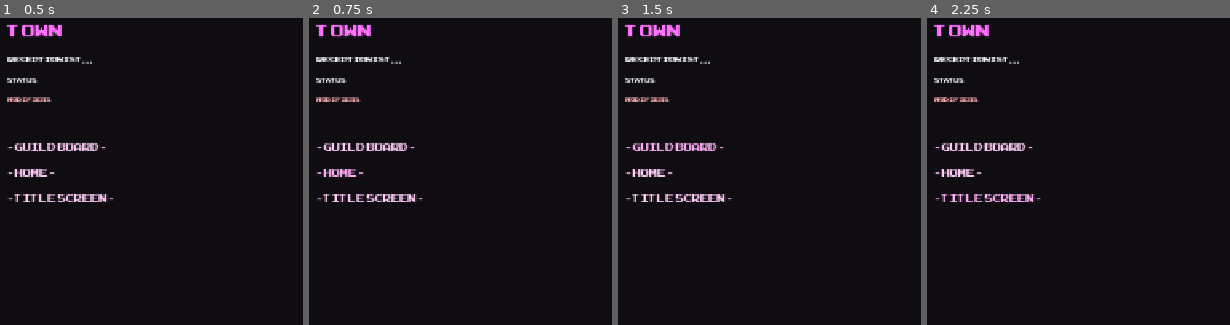
Above: before the commit, frames 1-4 (left to right).
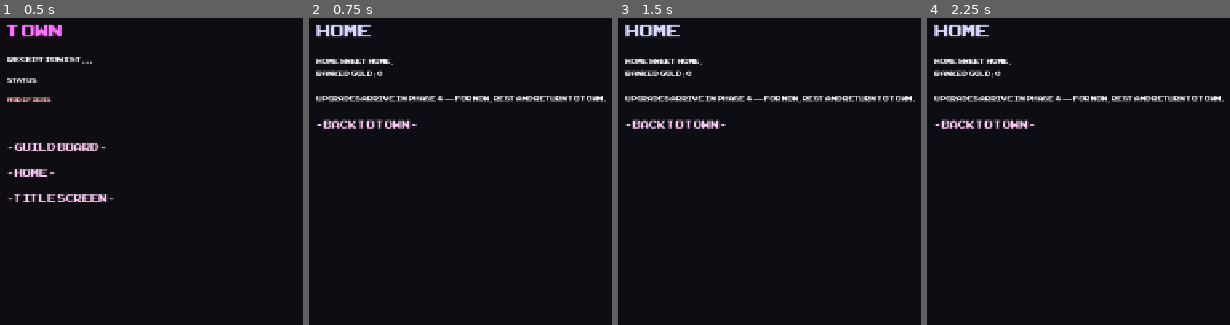
Above: after the commit, the same moments.

Repository: no-release/Temptress
Game: Godot game, scene res://scenes/Town.tscn
Same seed, same stepped clock (60 frames per second), same inputs: the game is played once before the commit and once after it. This scene is started directly instead of the project's main scene.
Inputs (mouse positions are in pixels of both pictures, inside the frame that each line leads up to):
- Up to frame 1 (0.5 s): no input
- Up to frame 2 (0.75 s): click "- HOME -" at 0.5 s
- Up to frame 3 (1.5 s): click (675, 146) at 1.25 s, where only the run before the commit has a clickable "- GUILD BOARD -"
- Up to frame 4 (2.25 s): click (987, 199) at 2 s, where only the run before the commit has a clickable "- TITLE SCREEN -"

Frame 1 is identical in both runs. In frame 2, 5.4% of the frame differs, in the area x 1-99%, y 1-60%; in frame 3, 5.4%; in frame 4, 5.4%.
Error before the commit: Parse Error: Invalid character "…" (U+2026). (res://scripts/Town.gd:42)
Error after the commit: Invalid access to property or key 'pressed' on a base object of type 'null instance'. (res://scripts/Town.gd:38)

Commit message:
Phase 3: expand Town receptionist + pay fine

Diff:
--- a/rhythmtap-ui-updated-11/scripts/Town.gd
+++ b/rhythmtap-ui-updated-11/scripts/Town.gd
@@ -1,8 +1,9 @@
 extends Control
 # =============================================================================
-# Town.gd — Phase 2 hub (expanded in Phase 3/4)
+# Town.gd — Phase 3 town loop
 # =============================================================================
-# Landing spot after quest clear or concede. Receptionist reacts to last outcome.
+# Hub after clear/concede. Receptionist dialogue pools, optional pay-off of fines,
+# routes to Guild / Home / Title.
 # =============================================================================
 
 @onready var title_label: Label = $Margin/VBox/Title
@@ -11,11 +12,30 @@
 @onready var modifiers_label: Label = $Margin/VBox/Modifiers
 @onready var guild_button: Button = $Margin/VBox/GuildButton
 @onready var home_button: Button = $Margin/VBox/HomeButton
+@onready var pay_button: Button = $Margin/VBox/PayButton
 @onready var menu_button: Button = $Margin/VBox/MenuButton
+
+const DISAPPOINTED := [
+	"Receptionist: \"You failed your quest. I expected better — there will be consequences.\"",
+	"Receptionist: \"Back already… and empty-handed. The guild keeps records.\"",
+	"Receptionist: \"You gave in. Wash up. The board is still open — if they'll still take you.\"",
+	"Receptionist: \"…Again. Don't make me explain this to the guildmaster.\"",
+]
+const PLEASED := [
+	"Receptionist: \"You held out and finished. Good. Spoils are banked.\"",
+	"Receptionist: \"A clean clear. The guild notices the ones who don't fold.\"",
+	"Receptionist: \"Welcome back, hunter. Your purse looks healthier.\"",
+	"Receptionist: \"Flawless enough. Rest, then take another contract.\"",
+]
+const NEUTRAL := [
+	"Receptionist: \"Welcome to guild town. The board is open.\"",
+	"Receptionist: \"Contracts, rest, and home — in that order if you're smart.\"",
+]
 
 func _ready() -> void:
 	guild_button.pressed.connect(_on_guild)
 	home_button.pressed.connect(_on_home)
+	pay_button.pressed.connect(_on_pay_fine)
 	menu_button.pressed.connect(_on_menu)
 	_refresh()
 
@@ -24,30 +44,31 @@
 	var outcome := MetaSave.last_outcome
 	match outcome:
 		"concede":
-			receptionist_label.text = _disappointed_line(affinity)
+			receptionist_label.text = DISAPPOINTED[randi() % DISAPPOINTED.size()]
+			if affinity <= -6:
+				receptionist_label.text += "\n(She barely looks at you.)"
 		"clear":
-			receptionist_label.text = _pleased_line(affinity)
+			receptionist_label.text = PLEASED[randi() % PLEASED.size()]
+			if affinity >= 4:
+				receptionist_label.text += "\n(A rare almost-smile.)"
 		_:
-			receptionist_label.text = "Welcome to the guild town. Ready for a quest?"
+			receptionist_label.text = NEUTRAL[randi() % NEUTRAL.size()]
 
 	status_label.text = "LV %d · Banked gold: %d · Affinity: %d" % [
 		MetaSave.player_level, MetaSave.banked_gold, affinity
 	]
 	modifiers_label.text = _format_modifiers()
-	# Home unlocks for real in Phase 4 — still navigable as a stub.
-	home_button.text = "- HOME (upgrades soon) -"
+	var fine_cost := _gold_debt_total()
+	pay_button.visible = fine_cost > 0
+	pay_button.text = "- PAY GUILD FINE (%d gold) -" % fine_cost
+	home_button.text = "- HOME -"
 
-func _disappointed_line(affinity: int) -> String:
-	if affinity <= -6:
-		return "Receptionist: "…You came back empty. Again. The guild notices.""
-	if affinity <= -2:
-		return "Receptionist: "You failed your quest. I expected better — there will be consequences.""
-	return "Receptionist: "You gave in out there. Clean yourself up. The board is still open… for now.""
-
-func _pleased_line(affinity: int) -> String:
-	if affinity >= 4:
-		return "Receptionist: "Flawless work. Your spoils are banked — the guild is proud.""
-	return "Receptionist: "You held out and finished the quest. Good. Treasure is secured.""
+func _gold_debt_total() -> int:
+	var total := 0
+	for m in MetaSave.pending_modifiers:
+		if m.effect == ModifierDef.Effect.GOLD_DEBT:
+			total += int(m.magnitude)
+	return total
 
 func _format_modifiers() -> String:
 	if MetaSave.pending_modifiers.is_empty():
@@ -57,13 +78,32 @@
 		lines.append("• %s — %s" % [m.display_name, m.description])
 	return "\n".join(lines)
 
+func _on_pay_fine() -> void:
+	SoundGen.play_ui_click()
+	var cost := _gold_debt_total()
+	if cost <= 0:
+		return
+	if MetaSave.banked_gold < cost:
+		receptionist_label.text = "Receptionist: \"You don't have enough banked gold to clear the fine.\""
+		return
+	MetaSave.banked_gold -= cost
+	# Drop GOLD_DEBT modifiers only
+	var kept: Array = []
+	for m in MetaSave.pending_modifiers:
+		if m.effect != ModifierDef.Effect.GOLD_DEBT:
+			kept.append(m)
+	MetaSave.pending_modifiers = kept
+	MetaSave.receptionist_affinity = mini(10, MetaSave.receptionist_affinity + 1)
+	MetaSave.save_to_disk()
+	receptionist_label.text = "Receptionist: \"Debt settled. Don't make me write another notice.\""
+	_refresh()
+
 func _on_guild() -> void:
 	SoundGen.play_ui_click()
 	get_tree().change_scene_to_file("res://scenes/GuildBoard.tscn")
 
 func _on_home() -> void:
 	SoundGen.play_ui_click()
-	# Phase 4 will replace this stub scene.
 	get_tree().change_scene_to_file("res://scenes/Home.tscn")
 
 func _on_menu() -> void:
